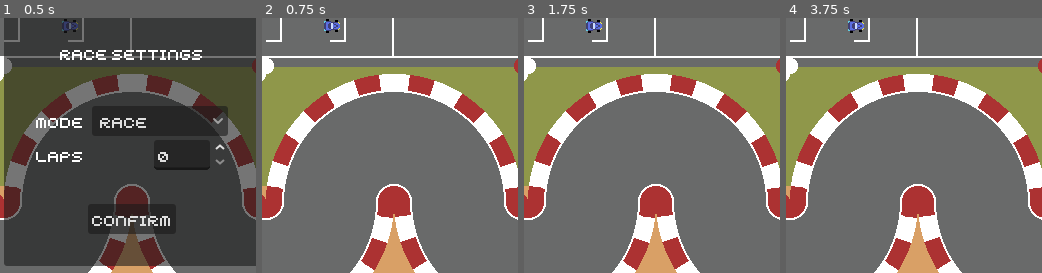
Above: before the commit, frames 1-4 (left to right).
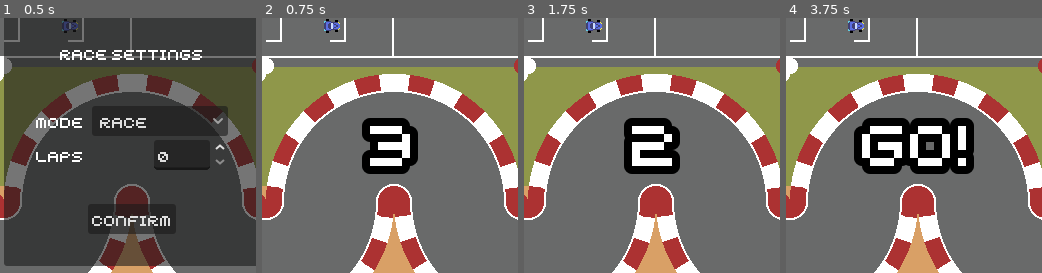
Above: after the commit, the same moments.

Repository: Alexander-Jordan/indy-500-godot
Game: Godot game, scene res://stages/main.tscn
Two runs of this game, one before a commit and one after it. Both use one fixed random seed, a clock stepped at 60 frames per second and the inputs below.
Inputs:
- Up to frame 1 (0.5 s): no input
- Up to frame 2 (0.75 s): click "CONFIRM" at 0.5 s
- Up to frame 3 (1.75 s): tap Enter at 1.25 s
- Up to frame 4 (3.75 s): tap Space at 2 s; tap Enter at 3.5 s
The pictures show only the part of the screen within x 24-74%, y 26-76%; the shares and areas given below are measured in that part.

Frame 1 is identical in both runs. In frame 2, 4.4% of the frame differs, in the area x 39-61%, y 39-62%; in frame 3, 4.6%; in frame 4, 9.6%, in the area x 26-74%, y 39-62%.

Commit message:
Add count down

Diff:
--- a/stages/main.tscn
+++ b/stages/main.tscn
@@ -10,6 +10,7 @@
 [ext_resource type="PackedScene" uid="uid://certwioknxlwh" path="res://ui/ui_race_settings/ui_race_settings.tscn" id="6_byaf2"]
 [ext_resource type="Script" uid="uid://0qnkrmw8iuqh" path="res://entities/areas/slower_area.gd" id="6_lnxn1"]
 [ext_resource type="PackedScene" uid="uid://c5g83xfmsr2l5" path="res://ui/laps/ui_laps.tscn" id="7_byaf2"]
+[ext_resource type="PackedScene" uid="uid://d3ruiod47r6xq" path="res://ui/count_down/count_down.tscn" id="10_06h8b"]
 
 [sub_resource type="WorldBoundaryShape2D" id="WorldBoundaryShape2D_72s8x"]
 normal = Vector2(0, 1)
@@ -147,5 +148,9 @@
 car = NodePath("../../../Car2")
 disable_time_trial = true
 
+[node name="CountDown" parent="CanvasLayer/MarginContainer" instance=ExtResource("10_06h8b")]
+visible = false
+layout_mode = 2
+
 [node name="UIRaceSettings" parent="CanvasLayer/MarginContainer" instance=ExtResource("6_byaf2")]
 layout_mode = 2
--- /dev/null
+++ b/ui/count_down/count_down.tscn
@@ -0,0 +1,36 @@
+[gd_scene load_steps=3 format=3 uid="uid://d3ruiod47r6xq"]
+
+[ext_resource type="Script" uid="uid://bgh6yhef1pbdl" path="res://ui/count_down/ui_count_down.gd" id="1_dnx51"]
+[ext_resource type="Theme" uid="uid://cfpqv3k0la1oe" path="res://base_theme.tres" id="1_tqexn"]
+
+[node name="CountDown" type="Control"]
+layout_mode = 3
+anchors_preset = 15
+anchor_right = 1.0
+anchor_bottom = 1.0
+grow_horizontal = 2
+grow_vertical = 2
+theme = ExtResource("1_tqexn")
+script = ExtResource("1_dnx51")
+
+[node name="Label" type="Label" parent="."]
+layout_mode = 1
+anchors_preset = 8
+anchor_left = 0.5
+anchor_top = 0.5
+anchor_right = 0.5
+anchor_bottom = 0.5
+offset_left = -20.0
+offset_top = -11.5
+offset_right = 20.0
+offset_bottom = 11.5
+grow_horizontal = 2
+grow_vertical = 2
+theme_override_constants/outline_size = 32
+theme_override_font_sizes/font_size = 64
+text = "3"
+horizontal_alignment = 1
+vertical_alignment = 1
+uppercase = true
+
+[node name="Timer" type="Timer" parent="."]
--- /dev/null
+++ b/ui/count_down/ui_count_down.gd
@@ -0,0 +1,36 @@
+class_name CountDown extends Control
+
+@export var count_from: int = 3
+@export var count_to: int = 0
+
+@onready var label: Label = $Label
+@onready var timer: Timer = $Timer
+
+var count: int = count_from
+
+func _ready() -> void:
+	GM.count_down.connect(start)
+	GM.reset.connect(reset)
+	timer.timeout.connect(on_timeout)
+
+func on_timeout() -> void:
+	count -= 1
+	if count > count_to:
+		label.text = str(count)
+		timer.start()
+	elif count == count_to:
+		label.text = 'GO!'
+		timer.start()
+	else:
+		reset()
+		GM.state = GM.State.RACING
+
+func reset() -> void:
+	hide()
+	timer.stop()
+	count = count_from
+	label.text = str(count)
+
+func start() -> void:
+	show()
+	timer.start()
--- a/ui/ui_race_settings/ui_race_settings.gd
+++ b/ui/ui_race_settings/ui_race_settings.gd
@@ -33,7 +33,7 @@
 	race_settings_previous.set_variables_from_other(GM.race_settings)
 	GM.reset.emit()
 	hide()
-	GM.state = GM.State.RACING
+	GM.count_down.emit()
 
 func open_settings() -> void:
 	GM.state = GM.State.NONE
--- a/utilities/game_manager/game_manager.gd
+++ b/utilities/game_manager/game_manager.gd
@@ -20,6 +20,7 @@
 		players = p
 		players_changed.emit(p)
 
+signal count_down
 signal reset
 signal state_changed(state: State)
 signal players_changed(players: int)
Not shown: 1 places in stages/main.tscn that only renumber resources
Not shown, added: ui/count_down/ui_count_down.gd.uid
